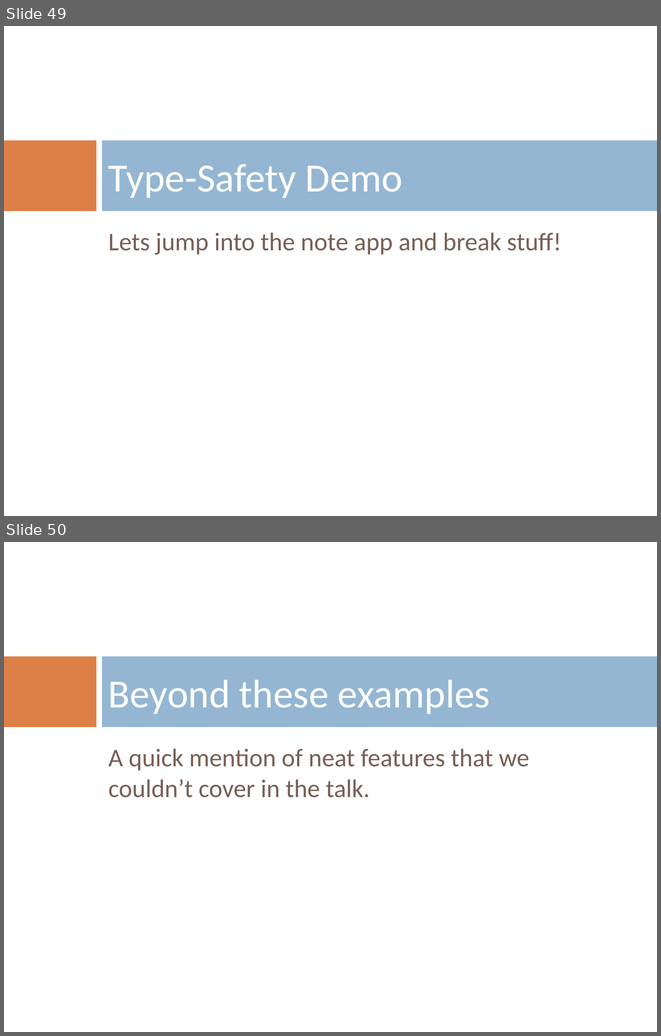
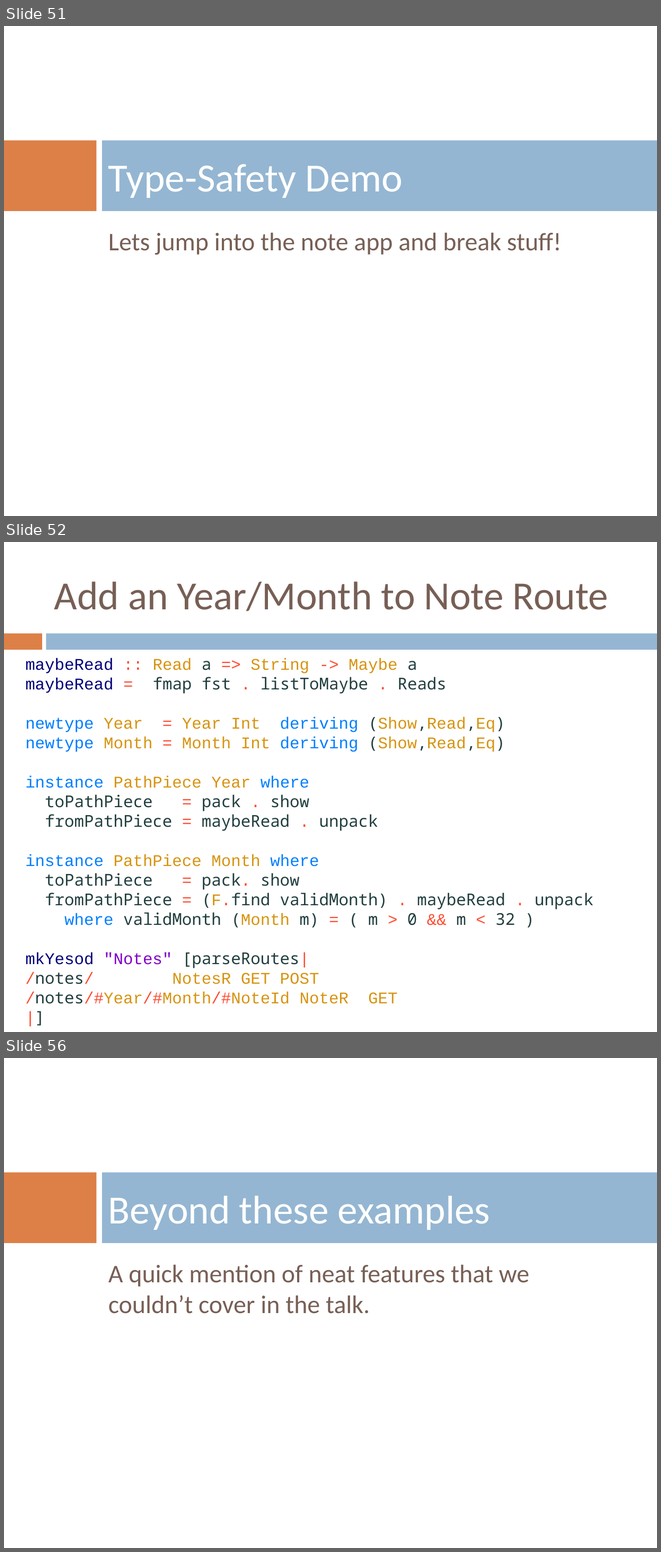
Before and after one commit to benkolera/talk-yesod, a slide deck: TypeSafeWebDevWithYesodAndHaskell.pptx. Shown one above the other, each under a label of ours: slides 49 and 50 before the commit, slides 51, 52 and 56 after it; the slides between them are not shown. The pictures are 661x1036 and 661x1552 pixels, drawn with LibreOffice and Linux fonts; fonts in the diff are those of the drawing; background and template pictures are left out. Boxes give left, top, right and bottom in pixels: in the first picture for what was removed or moved away, otherwise in the second. Text is boxed around its words. In the diff, an @@ line names an element or a change of style, - is before the commit and + after.

```diff
--- a/TypeSafeWebDevWithYesodAndHaskell.pptx
+++ b/TypeSafeWebDevWithYesodAndHaskell.pptx
@@ slide 52 added at (x1=4, y1=542, x2=657, y2=1032), background #FFFFFF @@
@@ title added at (x1=54, y1=581, x2=608, y2=611), 44 pt, text #775F55 @@
+Add an Year/Month to Note Route
@@ rectangle added at (x1=4, y1=633, x2=42, y2=650), fill #DD8047 @@
@@ rectangle added at (x1=46, y1=633, x2=657, y2=650), fill #94B6D2 @@
@@ text added at (x1=25, y1=658, x2=593, y2=1004), 18 pt, text #213E3E @@
+maybeRead :: Read a => String -> Maybe a
+maybeRead = fmap fst . listToMaybe . Reads
+newtype Year = Year Int deriving (Show,Read,Eq)
+newtype Month = Month Int deriving (Show,Read,Eq)
+instance PathPiece Year where
+toPathPiece = pack . show
+fromPathPiece = maybeRead . unpack
+instance PathPiece Month where
+toPathPiece = pack. show
+fromPathPiece = (F.find validMonth) . maybeRead . unpack
+where validMonth (Month m) = ( m > 0 && m < 32 )
+mkYesod "Notes" [parseRoutes|
+/notes/ NotesR GET POST
+/notes/#Year/#Month/#NoteId NoteR GET
+|]
@@ what was slide 49 is now slide 51 @@
@@ what was slide 50 is now slide 56 @@
```
Also in this commit, not shown: 3 slides changed, 8 other slides added, 2 slides removed, 2 other files.
